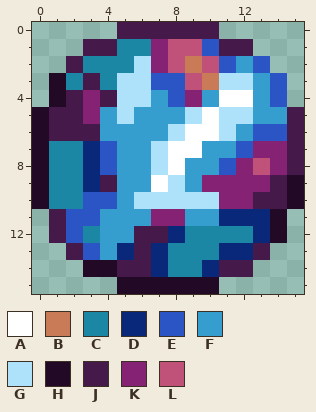
Edited in one commit: pixel-art sprite (precursorracekrakoth_arcanapatch/objects/atprk_relicseeker/atprk_planetpins/atprk_arcanaardentpin.png). The picture above was drawn from the file before the commit.
The file is 16x16 pixels.
Palette (. is transparent): A #ffffff  B #c97b58  C #1b87a4  D #0a2879  E #2b54c4  F #369ecf  G #aee2fb  H #220a26  J #451a4b  K #862273  L #c0527a
Pixels before, first column x 0:
 0 .....JJJJJJ.....
 1 ...JJCCKLLEJJ...
 2 ..JCCCGKLBLEFE..
 3 .HCJCGGEELBGGFE.
 4 .HJKJGGFEKFAAFE.
 5 HJJKFGFFFGAGGFFJ
 6 HJJJFFFFGAAGFEEJ
 7 HCCDEFFGAAFFEKKJ
 8 HCCDEFFGAFFEKLKJ
 9 HCCDJFFAGFKKKKJH
10 HCCEEFGGGGGKKJJH
11 .JEEFFFKKFFDDDH.
12 .JECFFJJDCCCCDH.
13 ..JEFDJDCCCDDJ..
14 ...HHJJDCCDJJ...
15 .....HHHHHH.....
After the commit:
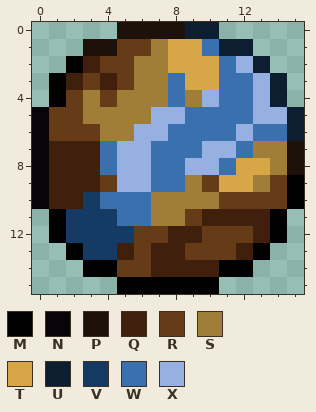
Colours new in this view: M #000000  N #070508  P #1e1109  Q #40200c  R #653c17  S #a17e38  T #d6a647  U #0d1e31  V #153b65  W #3a70ad  X #96b1e1
From old to new:
Changed rows in their new state; - is an unchanged pixel.
first column x 0:
 0 -----PPPPUU-----
 1 ---PPRRSTTWUU---
 2 --MQRRSSTTTWXU--
 3 -MQRQRSSWTTWWXU-
 4 -MRSRSSSWSXWWXU-
 5 NRRSSSSXXWWWWXXU
 6 NRRRSSXXWWWWXWWU
 7 NQQQWXXWWWXXWSSP
 8 NQQQWXXWWXXWTTSP
 9 NQQQRXXWWSRTTSRM
10 NQQVWWWSSSSRRRRM
11 -MVVVWWSSRQQQQM-
12 -MVVVVRRQQRRRQM-
13 --MVVQRQQRRRQM--
14 ---MMRRQQQQMM---
15 -----MMMMMM-----
